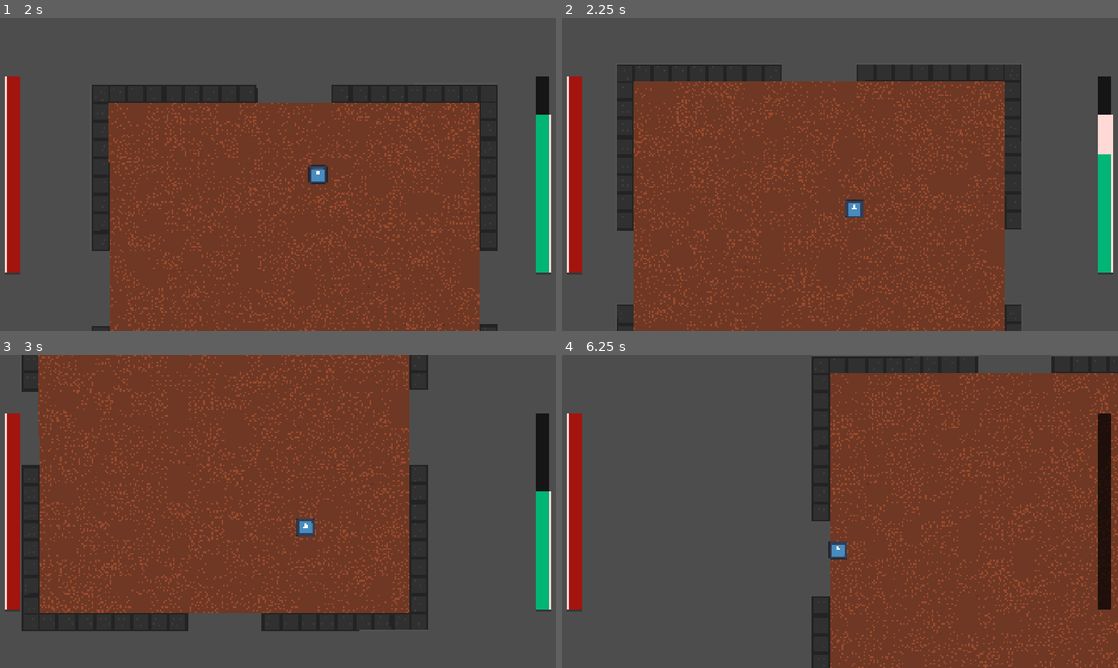
Above: before the commit, frames 1-4 (two rows, left to right).
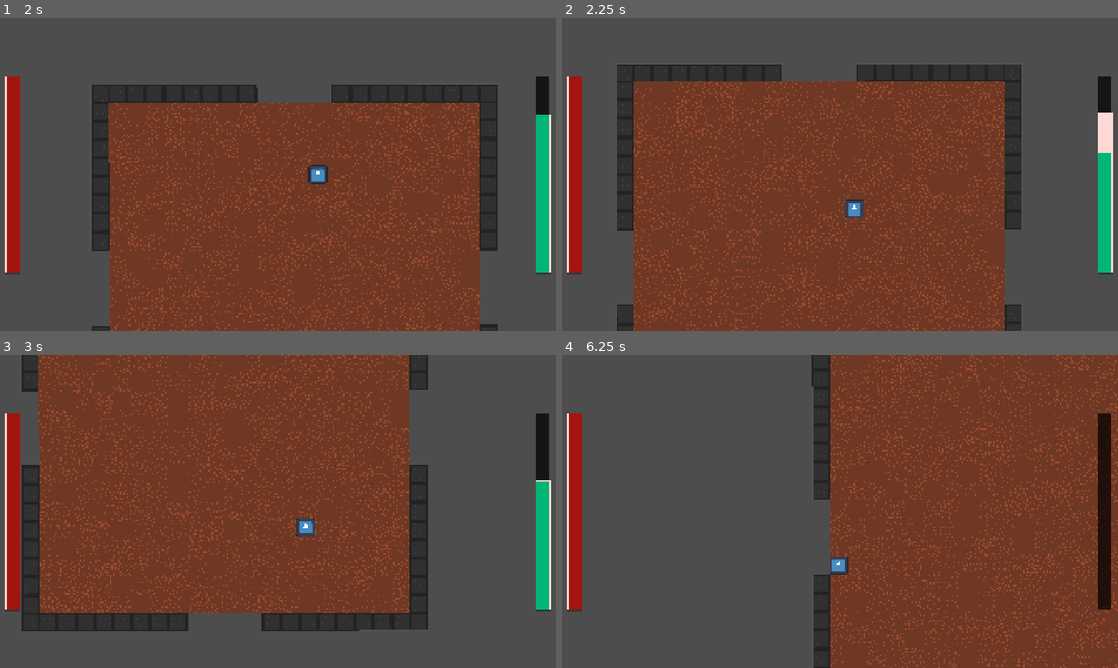
Above: after the commit, the same moments.

Repository: BananerCatter/untitled-roguelike
Game: Godot game, scene res://scenes/main_menu.tscn
Same seed, same stepped clock (60 frames per second), same inputs: the game is played once before the commit and once after it. The engine's default icon, where the game draws it, is replaced by a stand-in: a white triangle on a blue panel in a dark square.
Inputs (mouse positions are in pixels of both pictures, inside the frame that each line leads up to):
- Up to frame 1 (2 s): click "START" at 0.5 s; tap Enter at 1.25 s; move the mouse to (400, 158) at 1.27 s; hold D (right) from 1.28 s (still down); tap Shift (dash) at 1.35 s; click (400, 158) at 1.42 s
- Up to frame 2 (2.25 s): move the mouse to (728, 190) at 2.02 s; release D (right) at 2.03 s; hold S (down) from 2.03 s (still down); tap Shift (dash) at 2.1 s
- Up to frame 3 (3 s): move the mouse to (333, 442) at 2.77 s; release S (down) at 2.78 s; hold D (right) from 2.78 s (still down); tap Alt at 2.85 s
- Up to frame 4 (6.25 s): tap Shift (dash) at 3.05, 3.6, 4.35, 5.3, 5.85 s; move the mouse to (812, 574) at 3.52 s; release D (right) at 3.53 s; hold W (up) 3.53-4.28 s; click (812, 574) at 3.67 s; move the mouse to (1006, 558) at 4.27 s; hold A (left) 4.28-5.78 s; move the mouse to (673, 464) at 5.02 s; tap Alt at 5.1 s; move the mouse to (867, 511) at 5.77 s; hold S (down) from 5.78 s (still down); click (867, 511) at 5.92 s

Frame 1 is identical in both runs. In frame 2, less than 0.1% of the frame differs, in the area x 96-100%, y 30-44%; in frame 3, 0.1%; in frame 4, 13%, in the area x 44-100%, y 0-100%.

Commit message:
improved dashing a bit

Diff:
--- a/untitled-roguelike/scenes/player.tscn
+++ b/untitled-roguelike/scenes/player.tscn
@@ -17,11 +17,12 @@
 [sub_resource type="CircleShape2D" id="CircleShape2D_lpp5k"]
 radius = 7.2111025
 
-[node name="Player" type="CharacterBody2D" unique_id=1112876604 node_paths=PackedStringArray("hitbox", "timer", "stamina_cooldown")]
+[node name="Player" type="CharacterBody2D" unique_id=1112876604 node_paths=PackedStringArray("hitbox", "timer", "dash_cooldown", "stamina_cooldown")]
 script = ExtResource("1_g2els")
 max_hp = 300
 hitbox = NodePath("hitbox")
 timer = NodePath("DashTime")
+dash_cooldown = NodePath("DashCooldown")
 stamina_cooldown = NodePath("Cooldown")
 
 [node name="AnimatedSprite2D" type="AnimatedSprite2D" parent="." unique_id=1082742204]
@@ -44,10 +45,15 @@
 one_shot = true
 autostart = true
 
+[node name="DashCooldown" type="Timer" parent="." unique_id=310818469]
+wait_time = 0.5
+one_shot = true
+autostart = true
+
 [node name="Cooldown" type="Timer" parent="." unique_id=1917706371]
-wait_time = 5.0
+wait_time = 0.7
 one_shot = true
 autostart = true
 
 [connection signal="timeout" from="DashTime" to="." method="_on_dash_time_timeout"]
-[connection signal="timeout" from="Cooldown" to="." method="_on_dash_time_timeout"]
+[connection signal="timeout" from="DashCooldown" to="." method="_on_dash_cooldown_timeout"]
--- a/untitled-roguelike/scripts/player.gd
+++ b/untitled-roguelike/scripts/player.gd
@@ -12,6 +12,8 @@
 @export var hitbox: CollisionShape2D
 @export var acceleration: float =500
 @export var timer: Timer
+@export var dash_cooldown: Timer
+var can_dash:bool = true
 @export var stamina: float =100
 @export var max_stamina: float =100
 @export var stamina_cooldown: Timer
@@ -56,14 +58,16 @@
 
 func moving():
 
-
 	if get_input() == Vector2.ZERO:
 		change_state(States.IDLE)
-	if Input.is_action_just_pressed("dash") && stamina >0:
-		lose_stamina(20)
-		if timer.is_stopped:
-			timer.start()
-		change_state(States.DASH)
+	if Input.is_action_just_pressed("dash"):
+		if can_dash:
+			can_dash=false
+			lose_stamina(20)
+			dash_cooldown.start()
+			if timer.is_stopped:
+				timer.start()
+			change_state(States.DASH)
 
 
 func dash():
@@ -90,6 +94,7 @@
 			speed= move_toward(speed, max_speed, acceleration*delta)
 		States.DASH:
 			dash()
+
 			speed = move_toward(speed, max_speed*dash_mult, acceleration*delta*dash_mult)
 
 	if(hp<=0):
@@ -100,6 +105,10 @@
 		if(stamina>max_stamina):
 			stamina=max_stamina
 		stamina_changed.emit((stamina*100/max_stamina))
-		print (stamina)
+
 	velocity = get_input()*speed
 	move_and_slide()
+
+
+func _on_dash_cooldown_timeout() -> void:
+	can_dash = true
